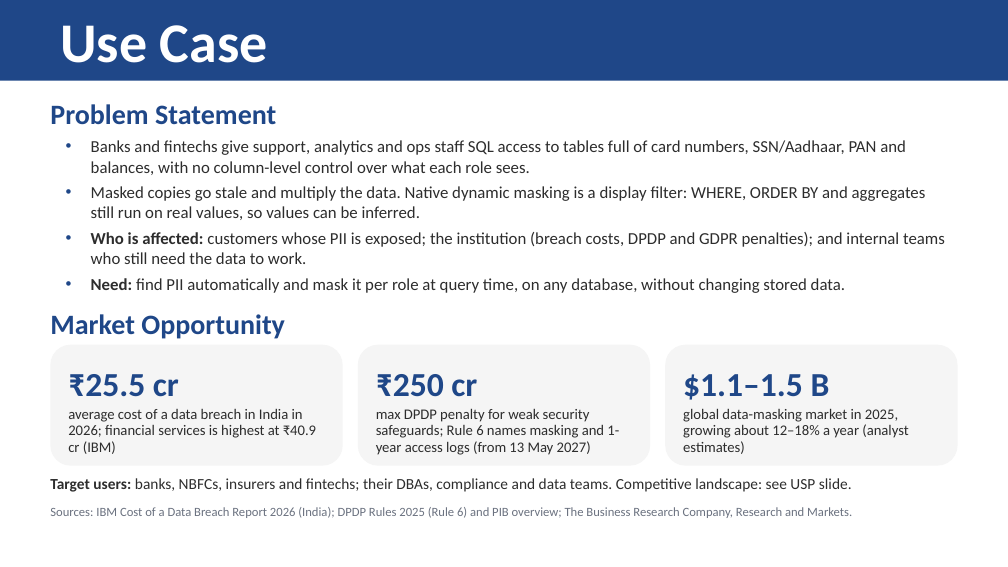
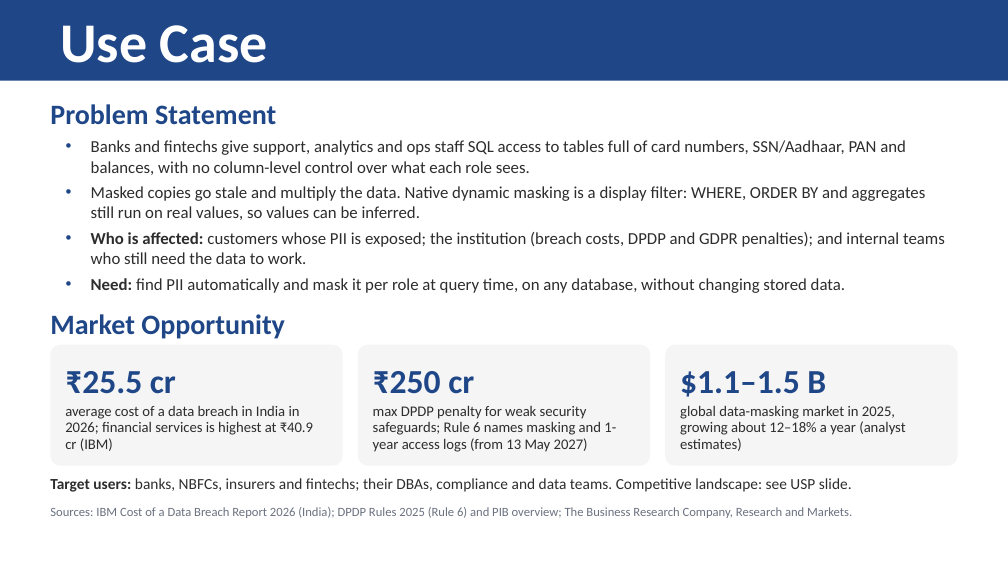
Before and after one commit to hotaro6754/mask, a slide deck: slide 2 of docs/MaskGuard_Round1_Submission.pptx. Drawn at 1008x567 pixels with LibreOffice and Linux fonts; fonts in the diff are those of the drawing. Boxes give left, top, right and bottom in pixels: in the first picture for what was removed or moved away, otherwise in the second. Text is boxed around its words. In the diff, an @@ line names an element or a change of style, - is before the commit and + after.

```diff
--- a/docs/MaskGuard_Round1_Submission.pptx
+++ b/docs/MaskGuard_Round1_Submission.pptx
@@ proportions changed in 3 elements at (x1=50, y1=345, x2=343, y2=466), (x1=358, y1=345, x2=650, y2=466), (x1=665, y1=345, x2=958, y2=466) @@
```
Also in this commit, not shown: 5 other slides changed.
